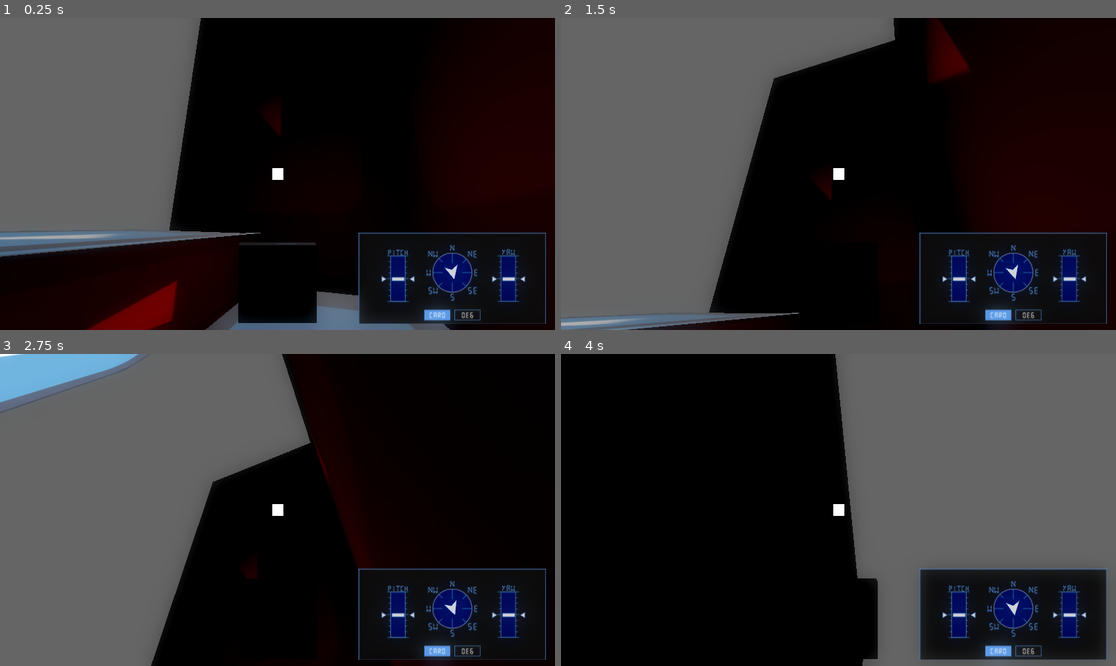
Above: before the commit, frames 1-4 (two rows, left to right).
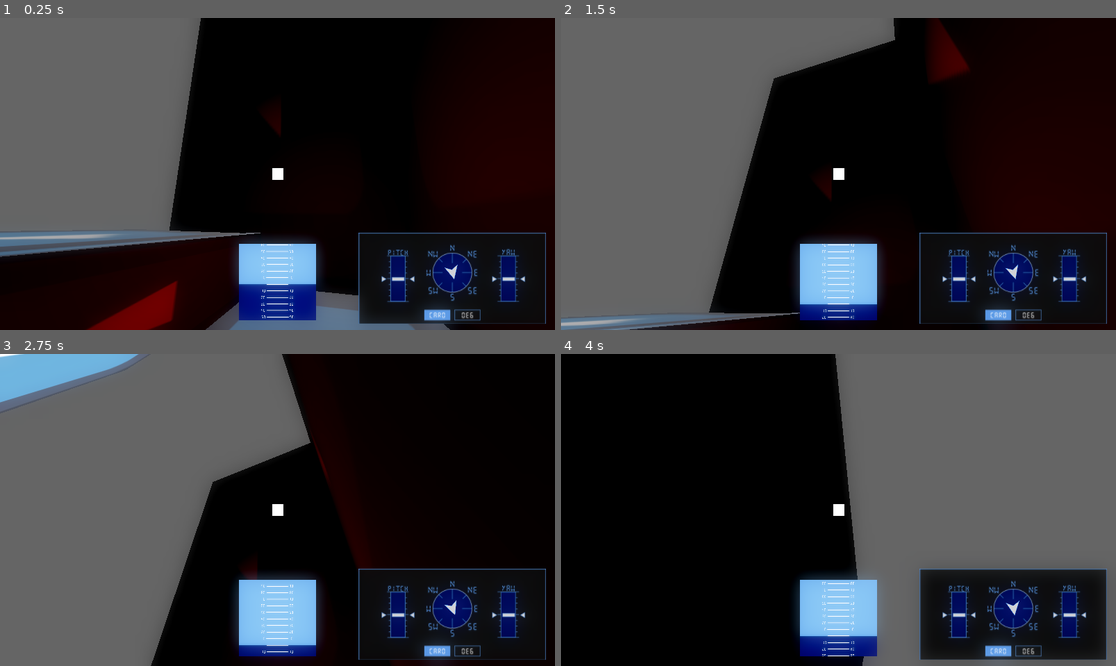
Above: after the commit, the same moments.

Repository: LitheFulminare/Abyssal-Cleaner
Game: Godot game, scene res://Prototyping/Test scene.tscn
Same seed, same stepped clock (60 frames per second), same inputs: the game is played once before the commit and once after it. The engine's default icon, where the game draws it, is replaced by a stand-in: a white triangle on a blue panel in a dark square.
Inputs (mouse positions are in pixels of both pictures, inside the frame that each line leads up to):
- Up to frame 1 (0.25 s): no input
- Up to frame 2 (1.5 s): move the mouse to (960, 158) at 0.52 s; hold D (Right) 0.53-1.28 s; move the mouse to (727, 189) at 1.27 s; hold S (Backwards) from 1.28 s (still down)
- Up to frame 3 (2.75 s): move the mouse to (333, 441) at 2.02 s; release S (Backwards) at 2.03 s; hold D (Right) from 2.03 s (still down)
- Up to frame 4 (4 s): move the mouse to (810, 572) at 2.77 s; release D (Right) at 2.78 s; hold W (Forward) 2.78-3.53 s; move the mouse to (1005, 556) at 3.52 s; hold A (Left) from 3.53 s (still down)

The runs differ from the first frame. In frame 1, 4.0% of the frame differs, in the area x 42-58%, y 70-98%; in frame 2, 4.0%; in frame 3, 4.0%; in frame 4, 4.0%.

Commit message:
artificial horizon

Diff:
--- a/abyssal-cleaner-3d/Player/Artificial Horizon.tscn
+++ b/abyssal-cleaner-3d/Player/Artificial Horizon.tscn
@@ -27,12 +27,11 @@
 anchor_top = 0.5
 anchor_right = 0.5
 anchor_bottom = 0.5
-offset_left = -175.0
-offset_top = -175.0
-offset_right = 175.0
-offset_bottom = 175.0
+offset_left = -350.0
+offset_top = -350.0
 grow_horizontal = 2
 grow_vertical = 2
+scale = Vector2(2, 2)
 
 [node name="AH Texture" type="TextureRect" parent="Control" unique_id=2879547]
 layout_mode = 1
--- a/abyssal-cleaner-3d/Player/artificial_horizon.gd
+++ b/abyssal-cleaner-3d/Player/artificial_horizon.gd
@@ -3,5 +3,13 @@
 
 @export var ah_texture: TextureRect
 
-func update_horizon(pitch_degrees: float) -> void:
-	ah_texture
+var zero_position: float
+
+const pixel_per_degree: int = 3
+
+func _ready() -> void:
+	zero_position = ah_texture.position.y
+
+func update_horizon(pitch_rad: float) -> void:
+	var pitch_deg:float = rad_to_deg(pitch_rad)
+	ah_texture.position.y = pitch_deg * pixel_per_degree + zero_position
--- a/abyssal-cleaner-3d/Player/submarine.tscn
+++ b/abyssal-cleaner-3d/Player/submarine.tscn
@@ -10,12 +10,15 @@
 
 [sub_resource type="StandardMaterial3D" id="StandardMaterial3D_y7148"]
 resource_local_to_scene = true
+shading_mode = 0
 albedo_texture = SubResource("ViewportTexture_fjnjb")
+disable_receive_shadows = true
 
-[node name="Submarine" type="CharacterBody3D" unique_id=478321623 node_paths=PackedStringArray("orientationScreen")]
+[node name="Submarine" type="CharacterBody3D" unique_id=478321623 node_paths=PackedStringArray("orientationScreen", "artificial_horizon")]
 transform = Transform3D(1, 0, 0, 0, 0.99999994, 0, 0, 0, 0.99999994, 0, 0, 0)
 script = ExtResource("1_3uq8f")
 orientationScreen = NodePath("Orientation Screen")
+artificial_horizon = NodePath("SubViewport/Artificial Horizon")
 
 [node name="Orientation Screen" parent="." unique_id=578651837 instance=ExtResource("3_qvldv")]
 transform = Transform3D(0.04, 0, 0, 0, 0.039999984, 0, 0, 0, 0.039999984, 0.5380652, -0.32144433, -0.6253317)
@@ -29,7 +32,8 @@
 [node name="AH Screen" type="CSGBox3D" parent="." unique_id=389532713]
 transform = Transform3D(-0.225, 1.9670118e-08, -1.9670118e-08, -1.967012e-08, -0.225, 1.9670122e-08, 1.9670116e-08, -1.9670123e-08, -0.225, 0, -0.3184188, -0.597707)
 material_override = SubResource("StandardMaterial3D_y7148")
-size = Vector3(1, 1, 0.1)
+cast_shadow = 0
+size = Vector3(1, 1, 0)
 
 [node name="SubViewport" type="SubViewport" parent="." unique_id=1424238813]
 transparent_bg = true
--- a/abyssal-cleaner-3d/Player/submarine_movement.gd
+++ b/abyssal-cleaner-3d/Player/submarine_movement.gd
@@ -1,6 +1,7 @@
 extends CharacterBody3D
 
 @export var orientationScreen: OrientationScreen
+@export var artificial_horizon: ArtificialHorizon
 
 @export var max_forward_speed := 20.0
 @export var max_strafe_speed := 10.0
@@ -35,6 +36,10 @@
 func _physics_process(delta):
 	var forward = -global_basis.z
 	orientationScreen.update_player_arrow(atan2(forward.x, forward.z))
+	var pitch = asin(forward.y)
+	artificial_horizon.update_horizon(pitch)
+	#artificial_horizon.update_horizon(asin(forward.y))
+	print(rad_to_deg(pitch))
 
 	# Rotation
 	var offset = mouse_position - center
